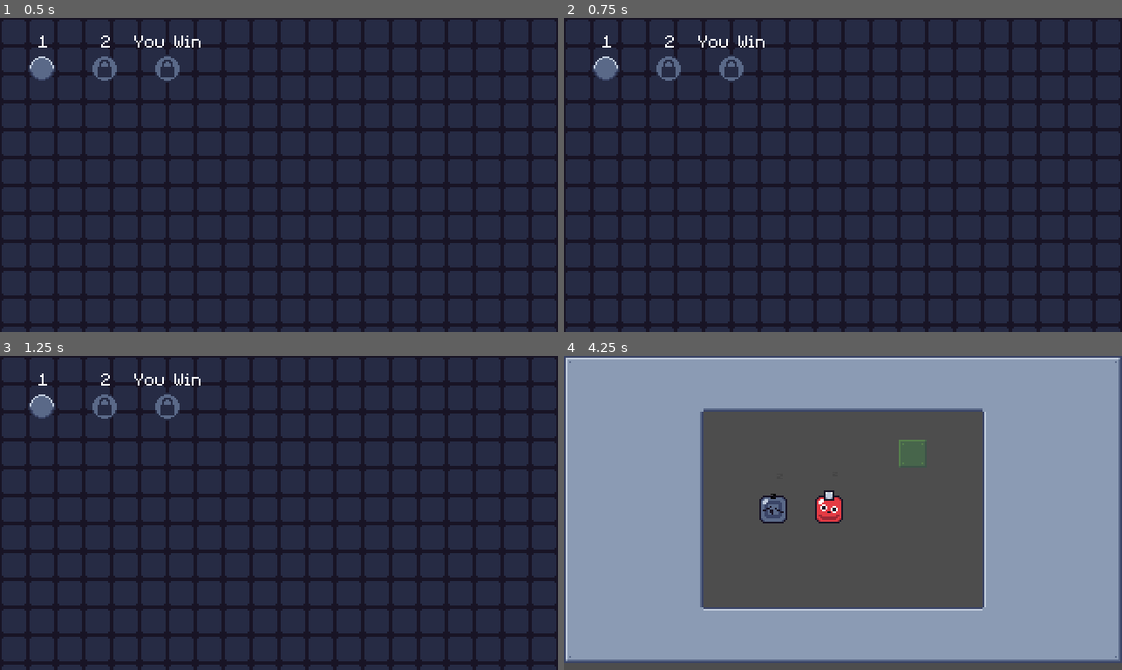
Above: before the commit, frames 1-4 (two rows, left to right).
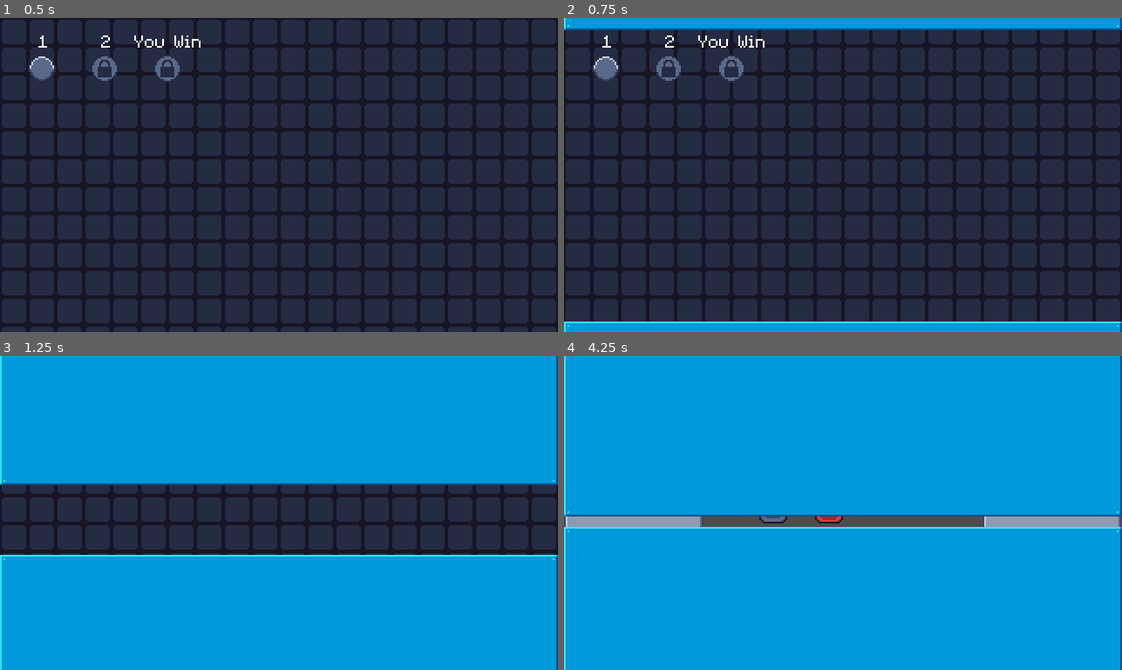
Above: after the commit, the same moments.

Repository: ARKANYOTA/globs
Game: Godot game, scene res://scenes/level_select.tscn
Two runs of this game, one before a commit and one after it. Both use one fixed random seed, a clock stepped at 60 frames per second and the inputs below.
Inputs (mouse positions are in pixels of both pictures, inside the frame that each line leads up to):
- Up to frame 1 (0.5 s): no input
- Up to frame 2 (0.75 s): click (608, 68) at 0.52 s
- Up to frame 3 (1.25 s): no input
- Up to frame 4 (4.25 s): tap Enter (ui_accept) at 1.25, 1.52, 2.27, 3.77 s; move the mouse to (965, 497) at 1.27 s; press the mouse at (965, 497) at 1.28 s; hold Right (ui_right) 1.28-2.78 s; move the mouse to (742, 509) at 2.02 s; release the mouse at (742, 509) at 2.03 s; tap V (removeme2_nolan_usge_to_change_scene) at 2.1, 3.6 s; move the mouse to (831, 509) at 2.77 s; press the mouse at (831, 509) at 2.78 s; hold Left (ui_left) 2.78-3.53 s; move the mouse to (831, 494) at 3.52 s; release the mouse at (831, 494) at 3.53 s; hold Right (ui_right) from 3.53 s (still down)

Frame 1 is identical in both runs. In frame 2, 7.2% of the frame differs, in the area x 0-100%, y 0-100%; in frame 3, 78%; in frame 4, 97%.

Commit message:
fix scene transition and added fromage sprite

Diff:
--- a/scenes/bloc_skin/fromage/mouse_block.tscn
+++ b/scenes/bloc_skin/fromage/mouse_block.tscn
@@ -1,12 +1,19 @@
-[gd_scene load_steps=4 format=3 uid="uid://mfybqoo28hl2"]
+[gd_scene load_steps=5 format=3 uid="uid://mfybqoo28hl2"]
 
 [ext_resource type="PackedScene" uid="uid://bxmyi1g5jjvs3" path="res://scenes/block.tscn" id="1_xdr48"]
 [ext_resource type="Texture2D" uid="uid://baupic3tgrmb3" path="res://assets/images/spritesheet/fromage_sprite_sheet.png" id="2_t4ipm"]
 
-[sub_resource type="RectangleShape2D" id="RectangleShape2D_02ocf"]
+[sub_resource type="OccluderPolygon2D" id="OccluderPolygon2D_nbgqd"]
+resource_local_to_scene = true
+polygon = PackedVector2Array(-8, -8, 8, -8, 8, 8, -8, 8)
+
+[sub_resource type="RectangleShape2D" id="RectangleShape2D_tvt5e"]
 size = Vector2(16, 16)
 
 [node name="Block2" instance=ExtResource("1_xdr48")]
+
+[node name="BlockOccluder" parent="." index="0"]
+occluder = SubResource("OccluderPolygon2D_nbgqd")
 
 [node name="NinePatch" parent="." index="1"]
 texture = ExtResource("2_t4ipm")
--- a/scenes/block_occluder.tscn
+++ b/scenes/block_occluder.tscn
@@ -1,6 +1,7 @@
 [gd_scene load_steps=2 format=3 uid="uid://cf0mams6nnmhx"]
 
 [sub_resource type="OccluderPolygon2D" id="OccluderPolygon2D_6qewy"]
+resource_local_to_scene = true
 polygon = PackedVector2Array(-80, -8, 80, -8, 80, 8, -80, 8)
 
 [node name="BlockOccluder" type="LightOccluder2D"]
--- a/scenes/levels/level_10.tscn
+++ b/scenes/levels/level_10.tscn
@@ -179,6 +179,7 @@
 texture_scale = 0.2
 
 [node name="CanvasModulate" type="CanvasModulate" parent="."]
+visible = false
 color = Color(0.700314, 0.752182, 0.889905, 1)
 
 [node name="TileMapLayer2" type="TileMapLayer" parent="."]
--- a/scenes/levels/new_rectangle_shape_2d.tres
+++ /dev/null
@@ -1,4 +0,0 @@
-[gd_resource type="RectangleShape2D" format=3 uid="uid://d2ysfa08ssaa0"]
-
-[resource]
-size = Vector2(16, 16)
--- a/scenes/scene_transition.tscn
+++ b/scenes/scene_transition.tscn
@@ -64,7 +64,6 @@
 }
 
 [node name="SceneTransition" type="CanvasLayer"]
-visible = false
 
 [node name="AnimationPlayer" type="AnimationPlayer" parent="."]
 libraries = {
Binary file changed: assets/images/spritesheet/fromage_sprite_sheet.png
Not shown: 1 places in scenes/bloc_skin/fromage/mouse_block.tscn that only renumber resources
